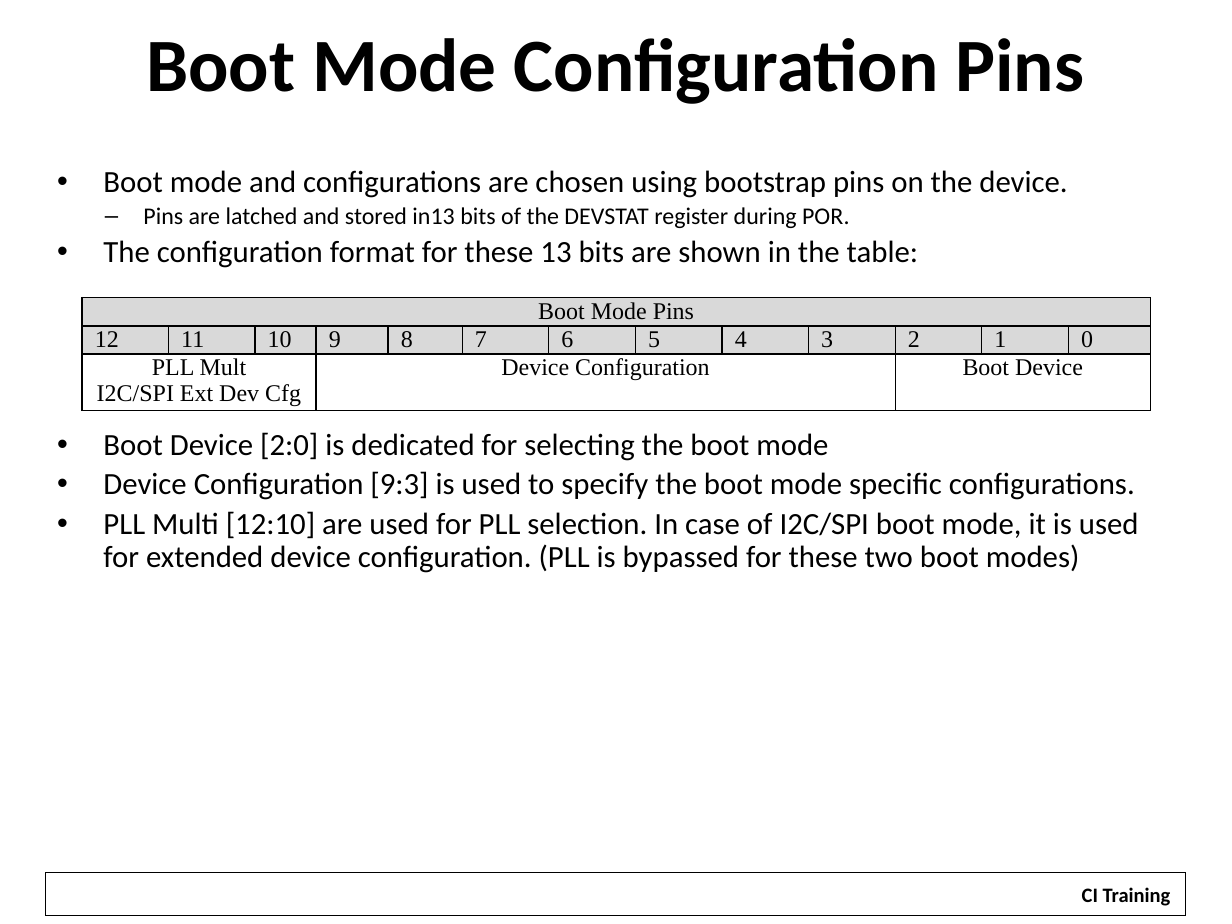
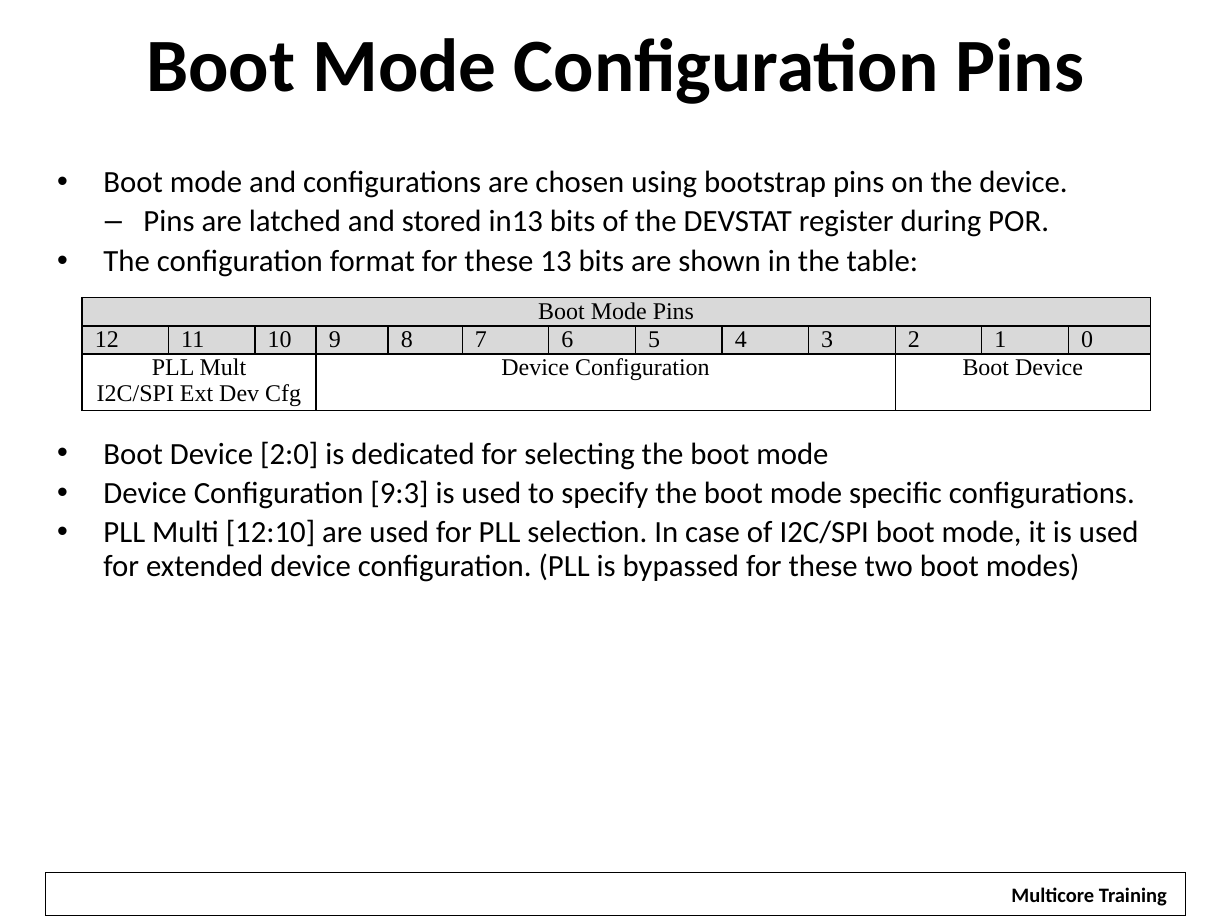
Before and after one commit to hari1989/keystone-workshop, a slide deck: slide 4 of slides/Keystone Bootloader.pptx. Drawn at 1232x924 pixels with LibreOffice and Linux fonts; fonts in the diff are those of the drawing; background and template pictures are left out. Boxes give left, top, right and bottom in pixels: in the first picture for what was removed or moved away, otherwise in the second. Text is boxed around its words. In the diff, an @@ line names an element or a change of style, - is before the commit and + after.

Commit message:
Updates for London Training

```diff
--- a/slides/Keystone Bootloader.pptx
+++ b/slides/Keystone Bootloader.pptx
@@ text at (143,209,1049,237): size 14 to 18 pt in "Pins are latched and stored in13 bits ..." @@
@@ rectangle "Multicore Training": place and size @@
-rectangle "Multicore Training" at (1068,876,1184,913)
+rectangle "Multicore Training" at (998,876,1180,913)
@@ text in rectangle at (1011,887,1167,906): text changed @@
-CI Training
+Multicore Training
```
Also in this commit, not shown: 30 other slides changed, 1 slide removed, 14 other files.
